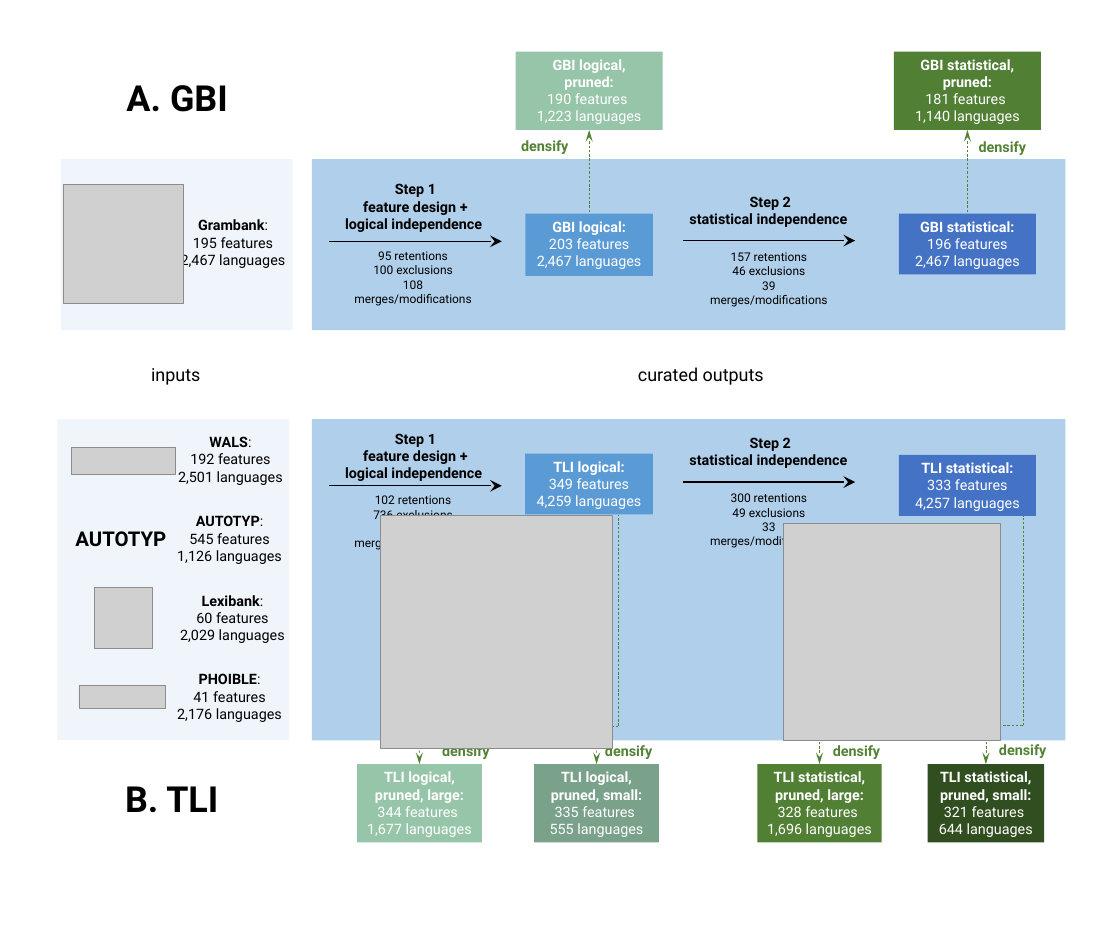
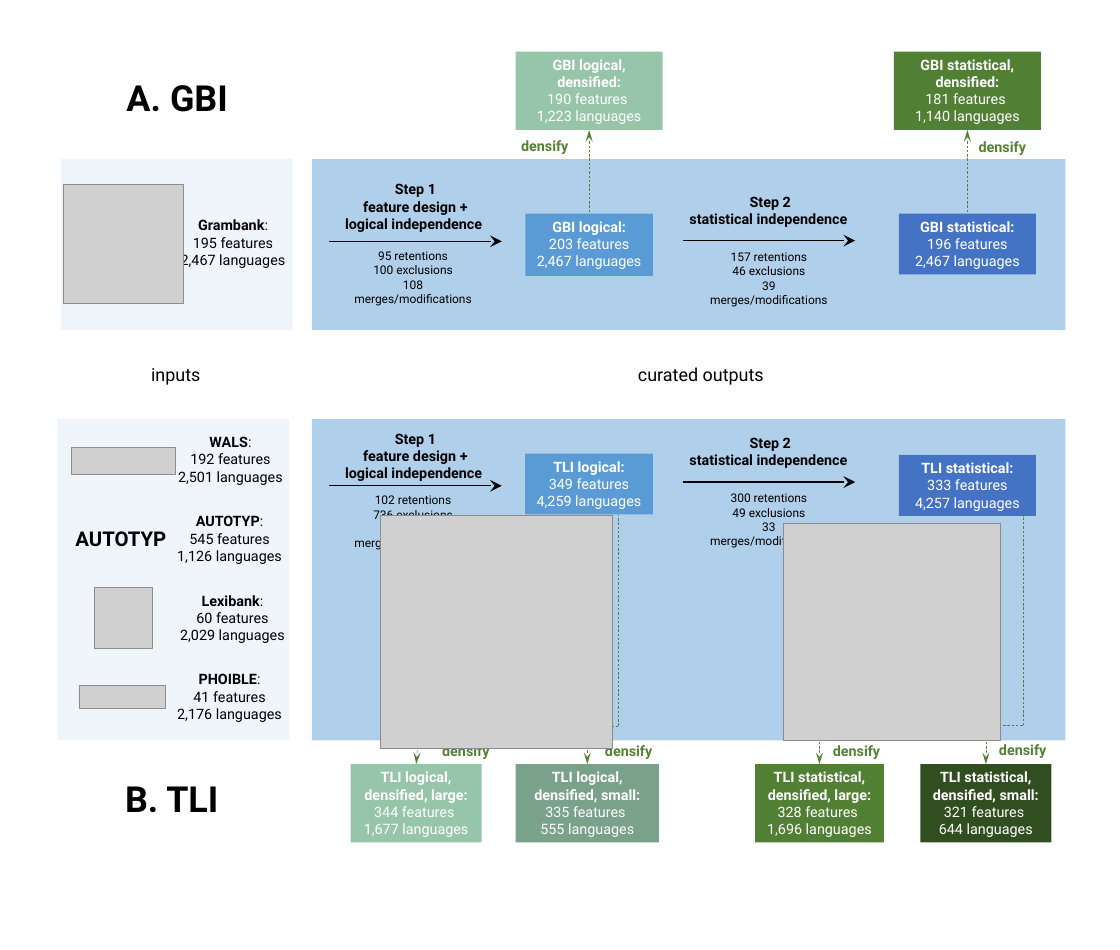
Before and after one commit to annagraff/crossling-curated, a slide deck: slide 1 of plots/Fig1 paper overview.pptx. Drawn at 1120x950 pixels with LibreOffice and Linux fonts; fonts in the diff are those of the drawing; grey boxes stand for pictures. Boxes give left, top, right and bottom in pixels: in the first picture for what was removed or moved away, otherwise in the second. Text is boxed around its words. In the diff, an @@ line names an element or a change of style, - is before the commit and + after.

```diff
--- a/plots/Fig1 paper overview.pptx
+++ b/plots/Fig1 paper overview.pptx
@@ text in rectangle at box(557, 76, 621, 87): text changed @@
-pruned:
+densified:
@@ text in rectangle at box(936, 76, 1000, 87): text changed @@
-pruned:
+densified:
@@ arrow moved from (420, 765) - (419, 728) to (416, 765) - (419, 728) @@
@@ arrow moved from (597, 765) - (597, 728) to (587, 765) - (587, 728) @@
@@ rectangle "TLI logical,": place and size @@
-rectangle "TLI logical," at box(357, 765, 482, 843)
+rectangle "TLI logical," at box(351, 765, 482, 843)
@@ rectangle "TLI logical,": place and size @@
-rectangle "TLI logical," at box(535, 765, 660, 843)
+rectangle "TLI logical," at box(516, 765, 659, 843)
@@ rectangle "TLI statistical,": place and size @@
-rectangle "TLI statistical," at box(928, 765, 1044, 843)
+rectangle "TLI statistical," at box(920, 765, 1051, 843)
@@ text in rectangle at box(364, 789, 468, 803): text changed @@
-pruned, large:
+densified, large:
@@ text in rectangle at box(534, 789, 640, 802): text changed @@
-pruned, small:
+densified, small:
@@ text in rectangle at box(768, 789, 871, 803): text changed @@
-pruned, large:
+densified, large:
@@ text in rectangle at box(933, 789, 1039, 803): text changed @@
-pruned, small:
+densified, small:
```
Also in this commit, not shown: 21 other files.
